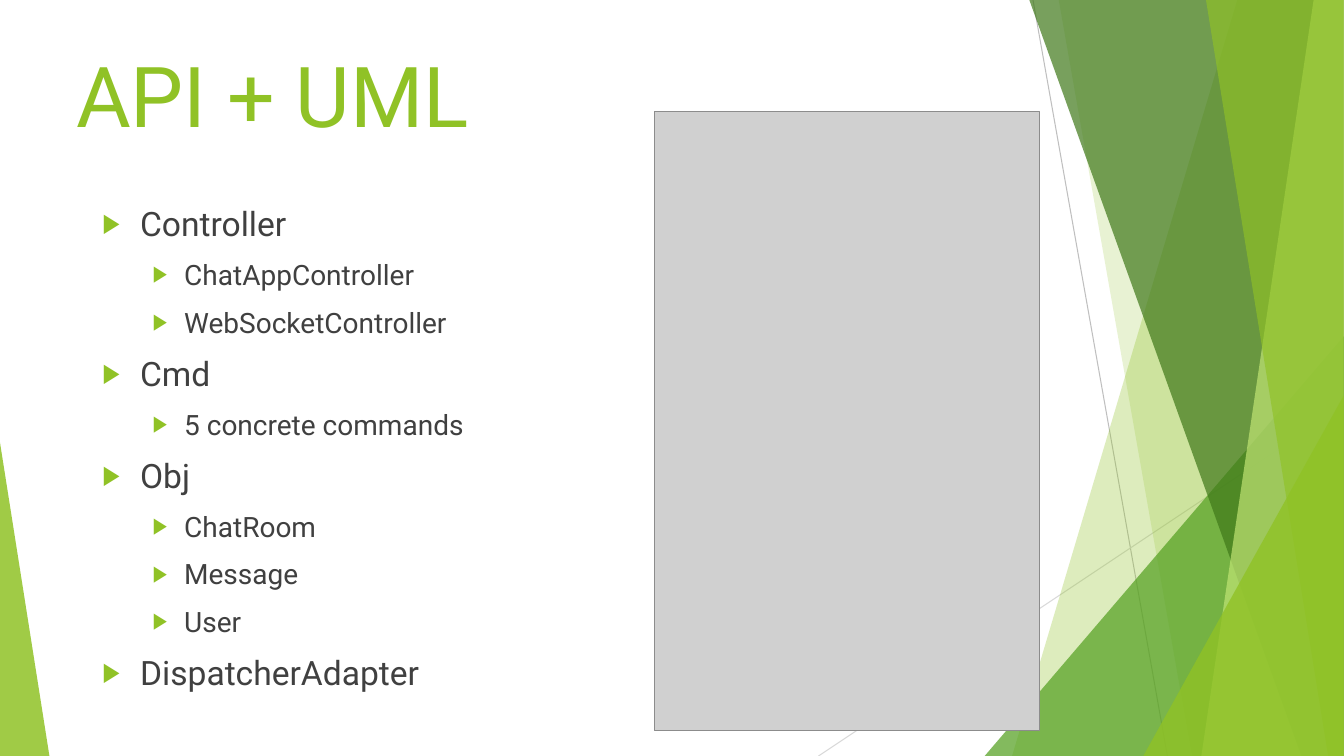
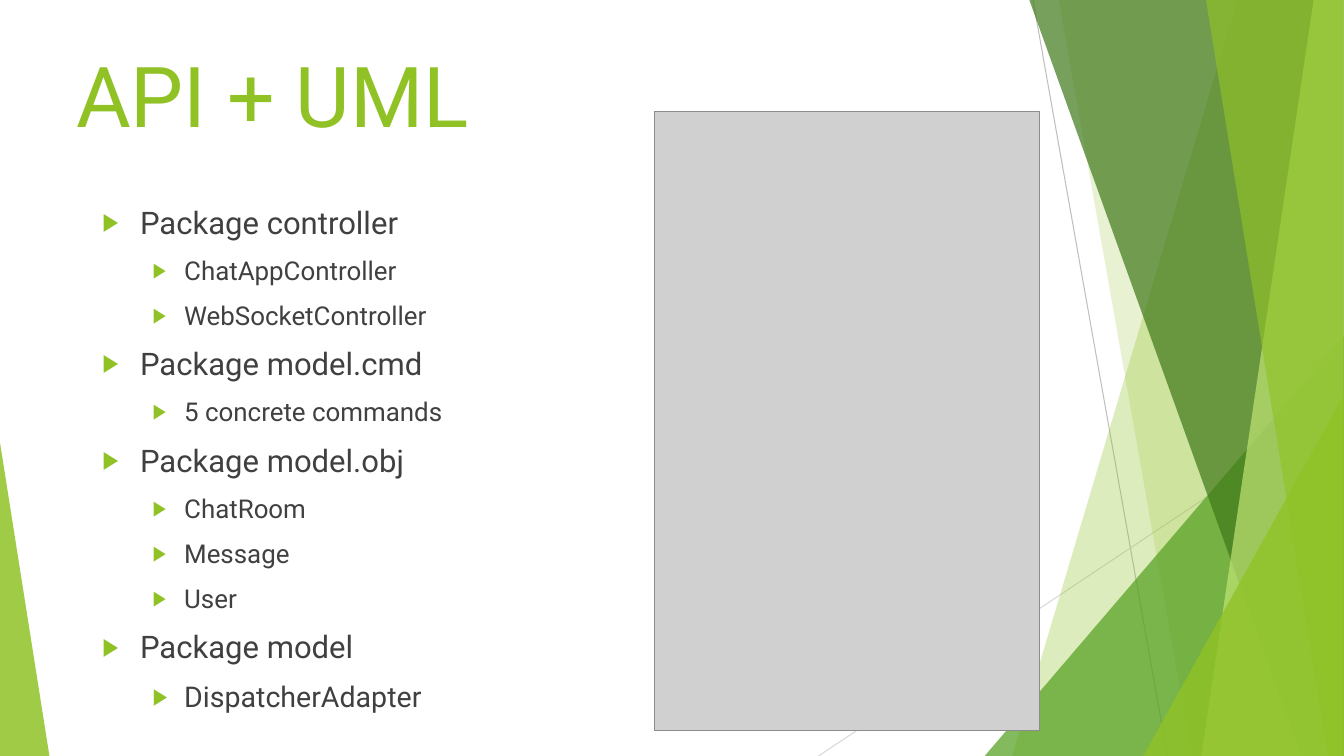
Before and after one commit to pourplusquoi/chatapp, a slide deck: slide 12 of src/main/resources/ChatApp API.pptx. Drawn at 1344x756 pixels with LibreOffice and Linux fonts; fonts in the diff are those of the drawing; grey boxes stand for pictures. Boxes give left, top, right and bottom in pixels: in the first picture for what was removed or moved away, otherwise in the second. Text is boxed around its words. In the diff, an @@ line names an element or a change of style, - is before the commit and + after.

```diff
--- a/src/main/resources/ChatApp API.pptx
+++ b/src/main/resources/ChatApp API.pptx
@@ text at (x1=140, y1=210, x2=398, y2=241): text changed; size 24 to 22.2 pt @@
-▶ Controller
+▶ Package controller
@@ text at (x1=184, y1=260, x2=442, y2=713): size 20 to 18.5 pt in "ChatAppController", "WebSocketController", "5 concrete commands", "ChatRoom" and 2 more places; size 24 to 20.4 pt in "DispatcherAdapter"; list level 1 to 2 in "DispatcherAdapter" @@
@@ text at (x1=140, y1=351, x2=423, y2=382): text changed; size 24 to 22.2 pt @@
-▶ Cmd
+▶ Package model.cmd
@@ text at (x1=140, y1=448, x2=404, y2=479): text changed; size 24 to 22.2 pt @@
-▶ Obj
+▶ Package model.obj
@@ text at (x1=140, y1=634, x2=353, y2=665): paragraph added @@
+▶ Package model
```
Also in this commit, not shown: 5 other slides changed, 2 other files.
